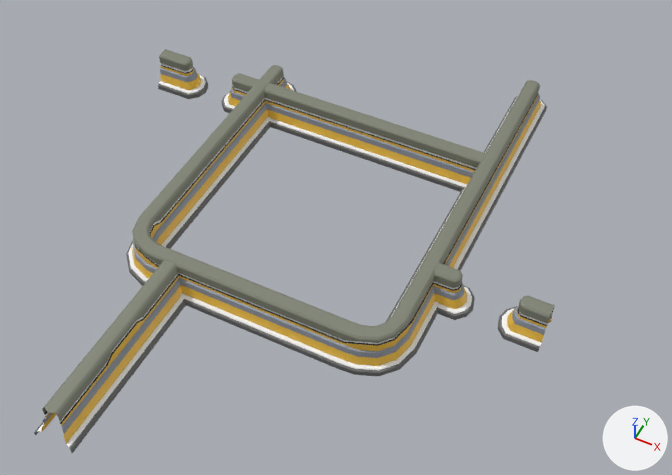
The FBX model Assets/Models/Level18/Level18_Small_walls.fbx: old version first, new version second.
The view is the same before and after, from a camera (50 mm lens) standing at (2.75, -5.55, 6.29) and looking at (0.26, -0.57, 0.07). Lighting does not change. The marker at lower right points along +X, +Y and +Z. Where no turn or scale is listed for an object, it has been applied to the vertices.

Objects in the first picture: 'Small_wall_L21', 'Small_wall_L22', 'Small_wall_L23', 'Small_wall_L6', 'Small_wall_L7', 'Small_wallv1_4'.
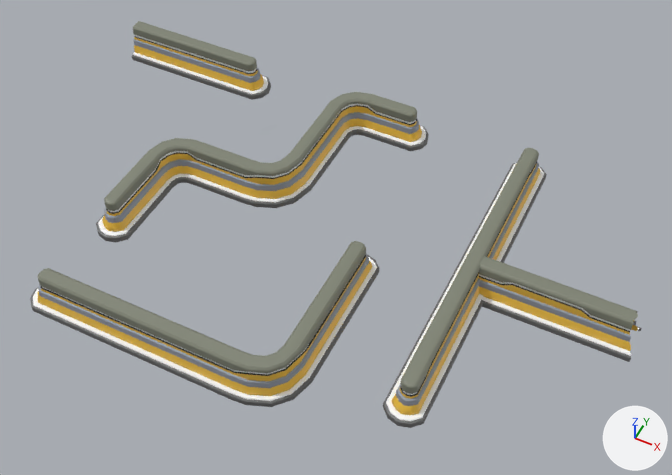
Location of each change, (x1, y1, x2, y2) in pixels of the pictures (672 x 475 px; the box of a moved part takes in the faces that stretch with it):
'Small_wall_L6', reshaped, moved, turned: before (126, 65, 547, 376); after (132, 21, 271, 100)
'Small_wall_L45', added: after (30, 241, 380, 407)
'Small_wallv1_4', reshaped, moved, turned: before (34, 260, 186, 453); after (478, 256, 641, 362)
'Small_wall_', added: after (96, 92, 429, 242)
'Small_wallv1_18', added: after (383, 148, 547, 428)
'Small_wall_L23', deleted: before (222, 73, 486, 192)
'Small_wall_L7', deleted: before (498, 296, 555, 352)
'Small_wall_L22', deleted: before (158, 49, 208, 99)
'Small_wall_L21', deleted: before (433, 263, 475, 320)
part 1 of me_mesh, moved or reshaped: before (43, 276, 181, 433); after (478, 277, 637, 342)
part 2 of me_mesh, moved or reshaped: before (34, 260, 186, 453); after (479, 256, 641, 362)
part 3 of me_mesh, moved or reshaped: before (60, 268, 178, 414); after (479, 269, 630, 324)

Patch to the scene script:
```diff
--- a/Assets/Models/Level18/Level18_Small_walls.fbx.py
+++ b/Assets/Models/Level18/Level18_Small_walls.fbx.py
@@ me_mesh_001 @@
 # used by ob_small_wall_l6; parent = ob_small_walls; location = (-75.7, 16.48, 109.0); rotation_euler = (0.0, 1.571, 0.0), in degrees (0, 90, 0)
-me_mesh_001.from_pydata(...)  # 818 vertices, 800 faces; spans x -67.0..324.0, y -19.0..19.0, z -138.0..138.0
+me_mesh_001.from_pydata(...)  # 164 vertices, 136 faces; spans x -134.0..27.0, y -19.0..19.0, z -17.0..17.0
+# me_mesh_001 part 4: 818 vertices removed from x -67.0..324.0, y -19.0..19.0, z -138.0..138.0; 164 vertices added at x -134.0..27.0, y -19.0..19.0, z -17.0..17.0
 me_mesh_001.materials.append(mat_wall_blue_for_pipe)
@@ me_mesh @@
 me_mesh.from_pydata(...)  # 138 vertices, 96 faces; spans x -100.0..77.0, y -20.0..17.0, z -17.0..17.0
 # used by ob_small_wallv1_4; parent = ob_small_walls; location = (-150.1, 17.34, 233.8); rotation_euler = (0.0, 1.571, 0.0), in degrees (0, 90, 0)
+# me_mesh part 1: all 8 vertices in x -9.0, y 0.0..1.0, z -9.0..9.0 are moved by (6.0, 1.0, 0.0)
+# me_mesh part 2: all 49 vertices in x -100.0..-91.0, y -20.0..17.0, z -17.0..17.0 are moved by (23.0, 1.0, 0.0)
+# me_mesh part 3: all 16 vertices in x 8.0..16.0, y 4.0..12.0, z -7.0..7.0 are moved by (23.0, 1.0, 0.0)
 me_mesh.materials.append(mat_wall_metal)
@@ ob_small_wall_l6 @@
 ob_small_wall_l6.parent = ob_small_walls
-ob_small_wall_l6.location = (-75.7, 16.48, 109.0)
-ob_small_wall_l6.rotation_euler = (0.0, 1.571, 0.0)  # degrees (0, 90, 0)
+ob_small_wall_l6.location = (-235.2, 14.89, -102.1)
@@ ob_small_wall_l7 @@
-ob_small_wall_l7 = bpy.data.objects.new('Small_wall_L7', me_mesh_002)
@@ ob_small_wallv1_4 @@
 ob_small_wallv1_4.parent = ob_small_walls
-ob_small_wallv1_4.location = (-150.1, 17.34, 233.8)
-ob_small_wallv1_4.rotation_euler = (0.0, 1.571, 0.0)  # degrees (0, 90, 0)
+ob_small_wallv1_4.location = (143.4, 16.04, 47.39)
+ob_small_wallv1_4.rotation_euler = (0.0, -3.142, 0.0)  # degrees (0, -180, 0)
@@ ob_small_wall_l21 @@
-ob_small_wall_l21 = bpy.data.objects.new('Small_wall_L21', me_mesh_003)
@@ ob_small_wall_l22 @@
-ob_small_wall_l22 = bpy.data.objects.new('Small_wall_L22', me_mesh_004)
@@ ob_small_wall_l23 @@
-ob_small_wall_l23 = bpy.data.objects.new('Small_wall_L23', me_mesh_005)
@@ ob_small_wallv1_18 @@
+ob_small_wallv1_18 = bpy.data.objects.new('Small_wallv1_18', me_mesh_002_1)  # 270 vertices, 272 faces; spans x -0.17..0.17, y -2.26..0.94, z -0.37..0.0; in mat_wall_blue_for_pipe (grey #818575), mat_wall_gold (yellow #f4c342), mat_wall_white (white #ffffff), mat_wall_metal (dark grey #6d6d6d), mat_wall_base (grey #939aa6), mat_lambert4 (white #ffffff), mat_wall_contour_black (black #000000)
+ob_small_wallv1_18.location = (1.518, 0.241, 0.35)
@@ ob_small_wall @@
+ob_small_wall = bpy.data.objects.new('Small_wall_', me_mesh_003_1)  # 1014 vertices, 992 faces; spans x -1.48..0.79, y -1.02..1.64, z -0.19..0.19; in mat_wall_blue_for_pipe (grey #818575), mat_wall_gold (yellow #f4c342), mat_wall_white (white #ffffff), mat_wall_metal (dark grey #6d6d6d), mat_wall_base (grey #939aa6), mat_lambert4 (white #ffffff), mat_wall_contour_black (black #000000)
+ob_small_wall.location = (-0.309, -0.449, 0.164)
@@ ob_small_wall_l45 @@
+ob_small_wall_l45 = bpy.data.objects.new('Small_wall_L45', me_mesh_004_1)  # 524 vertices, 512 faces; spans x -2.09..0.46, y -0.22..1.58, z -0.2..0.17; in mat_wall_blue_for_pipe (grey #818575), mat_wall_gold (yellow #f4c342), mat_wall_white (white #ffffff), mat_wall_metal (dark grey #6d6d6d), mat_wall_base (grey #939aa6), mat_lambert4 (white #ffffff), mat_wall_contour_black (black #000000)
+ob_small_wall_l45.location = (0.294, -2.173, 0.18)
```
